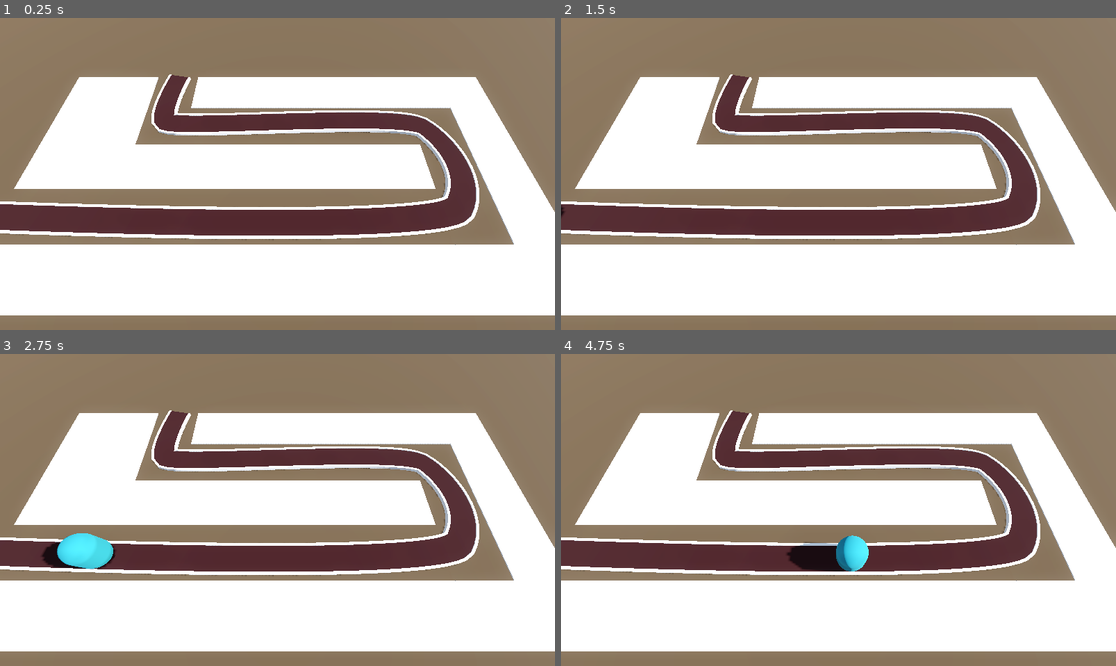
Above: before the commit, frames 1-4 (two rows, left to right).
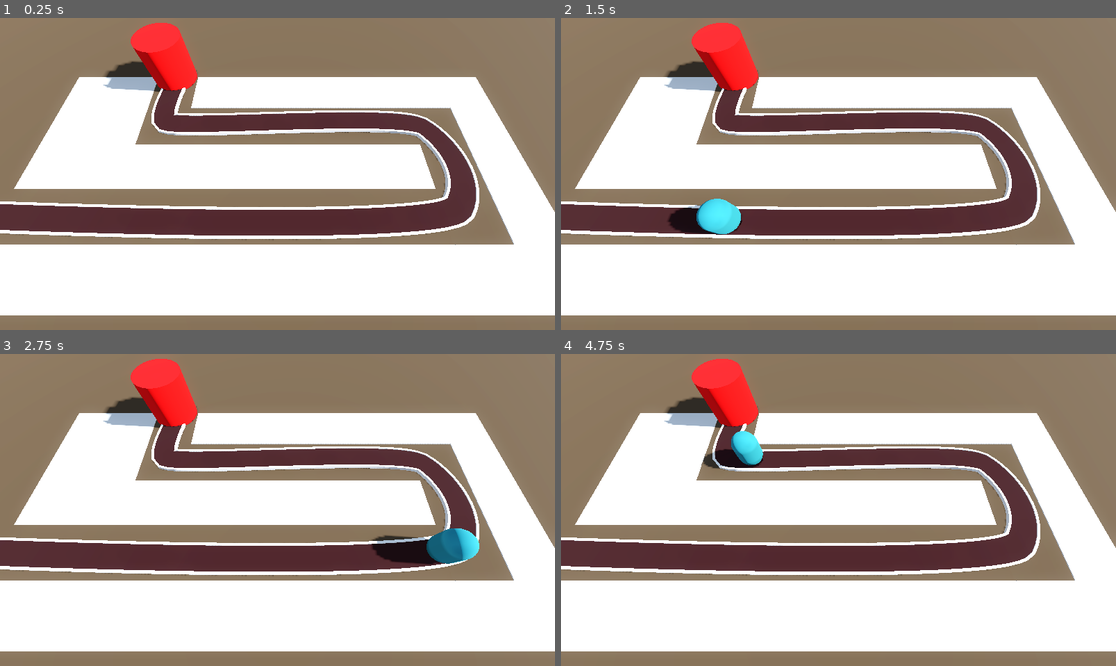
Above: after the commit, the same moments.

Repository: mje819/Barbarian-Blaster
Game: Godot game, scene res://base_level.tscn
Same seed, same stepped clock (60 frames per second), same inputs: the game is played once before the commit and once after it.
Inputs:
- Up to frame 1 (0.25 s): no input
- Up to frame 2 (1.5 s): tap Enter at 0.5 s
- Up to frame 3 (2.75 s): no input
- Up to frame 4 (4.75 s): no input

The runs differ from the first frame. In frame 1, 2.4% of the frame differs, in the area x 18-36%, y 1-24%; in frame 2, 3.6%; in frame 3, 5.2%, in the area x 7-87%, y 1-70%; in frame 4, 4.5%.

Commit message:
create base

Diff:
--- /dev/null
+++ b/Base/base.gd
@@ -0,0 +1,5 @@
+extends Node3D
+class_name Base
+
+func take_damage() -> void:
+	print("damage taken by base")
--- /dev/null
+++ b/Base/base.tscn
@@ -0,0 +1,16 @@
+[gd_scene load_steps=3 format=3 uid="uid://b6a3tfb71rtov"]
+
+[ext_resource type="Script" uid="uid://bi5e6k18ll8yd" path="res://Base/base.gd" id="1_u1x2a"]
+
+[sub_resource type="StandardMaterial3D" id="StandardMaterial3D_ftfrf"]
+albedo_color = Color(1, 0, 0, 1)
+
+[node name="Base" type="Node3D" groups=["base"]]
+script = ExtResource("1_u1x2a")
+
+[node name="CSGCylinder3D" type="CSGCylinder3D" parent="."]
+transform = Transform3D(1, 0, 0, 0, 1, 0, 0, 0, 1, 0, 2, 0)
+radius = 2.0
+height = 4.0
+sides = 32
+material = SubResource("StandardMaterial3D_ftfrf")
--- a/Enemy/enemy.gd
+++ b/Enemy/enemy.gd
@@ -1,8 +1,9 @@
 extends PathFollow3D
 
-## The speed in m/s the enemy will move
+## The speed in m/s the enemy will move (reset back to 6.5)
 @export var speed := 10.0
 
+@onready var base : Base = get_tree().get_first_node_in_group("base")
 # Called when the node enters the scene tree for the first time.
 func _ready() -> void:
 	pass # Replace with function body.
@@ -11,3 +12,6 @@
 # Called every frame. 'delta' is the elapsed time since the previous frame.
 func _process(delta: float) -> void:
 	progress += speed * delta
+	if progress_ratio == 1:
+		base.take_damage()
+		queue_free()
--- a/base_level.tscn
+++ b/base_level.tscn
@@ -1,7 +1,8 @@
-[gd_scene load_steps=11 format=3 uid="uid://dtcnxxofouqf8"]
+[gd_scene load_steps=12 format=3 uid="uid://dtcnxxofouqf8"]
 
 [ext_resource type="MeshLibrary" uid="uid://c0c3djgifhbb0" path="res://MeshLibraries/space_library.tres" id="1_bo3yr"]
 [ext_resource type="PackedScene" uid="uid://csjdq42434llx" path="res://Enemy/enemy.tscn" id="2_5vx1e"]
+[ext_resource type="PackedScene" uid="uid://b6a3tfb71rtov" path="res://Base/base.tscn" id="3_eesb3"]
 
 [sub_resource type="ProceduralSkyMaterial" id="ProceduralSkyMaterial_4sal3"]
 sky_horizon_color = Color(0.66224277, 0.6717428, 0.6867428, 1)
@@ -109,5 +110,7 @@
 
 [node name="Enemy" parent="Path3D" instance=ExtResource("2_5vx1e")]
 transform = Transform3D(-0.050018523, 4.631245e-07, -0.9987239, 1.421047e-14, 0.99999374, 4.6369655e-07, 0.9987211, 2.3194453e-08, -0.050018664, -30.019, 0, 5.728)
-loop = true
-speed = 6.5
+speed = 15.0
+
+[node name="Base" parent="." instance=ExtResource("3_eesb3")]
+transform = Transform3D(1, 0, 0, 0, 1, 0, 0, 0, 1, -10.127884, 0, -7.9744897)
--- a/project.godot
+++ b/project.godot
@@ -14,3 +14,7 @@
 run/main_scene="uid://dtcnxxofouqf8"
 config/features=PackedStringArray("4.5", "Forward Plus")
 config/icon="res://icon.svg"
+
+[global_group]
+
+base=""
Not shown, added: Base/base.gd.uid
